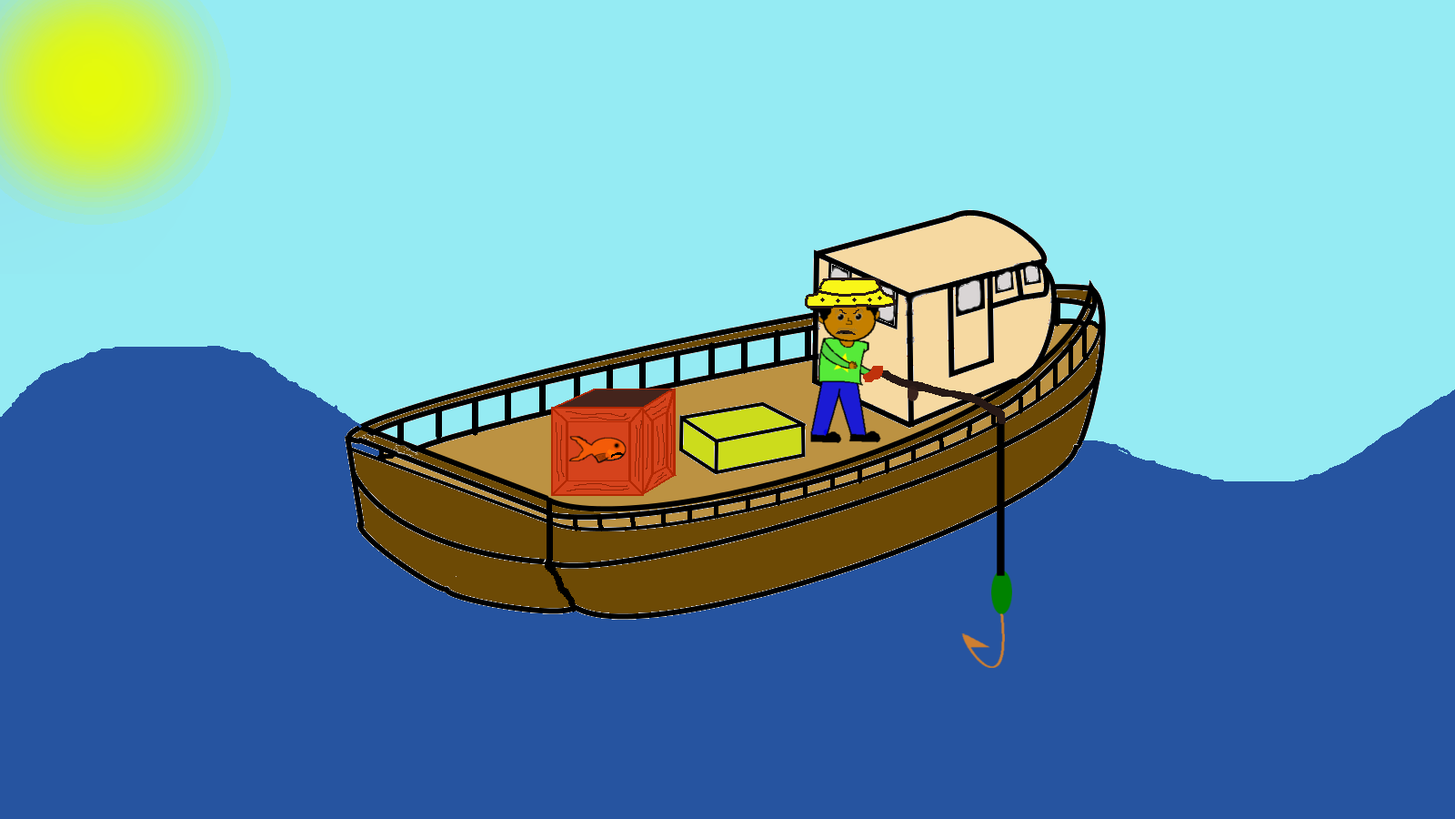
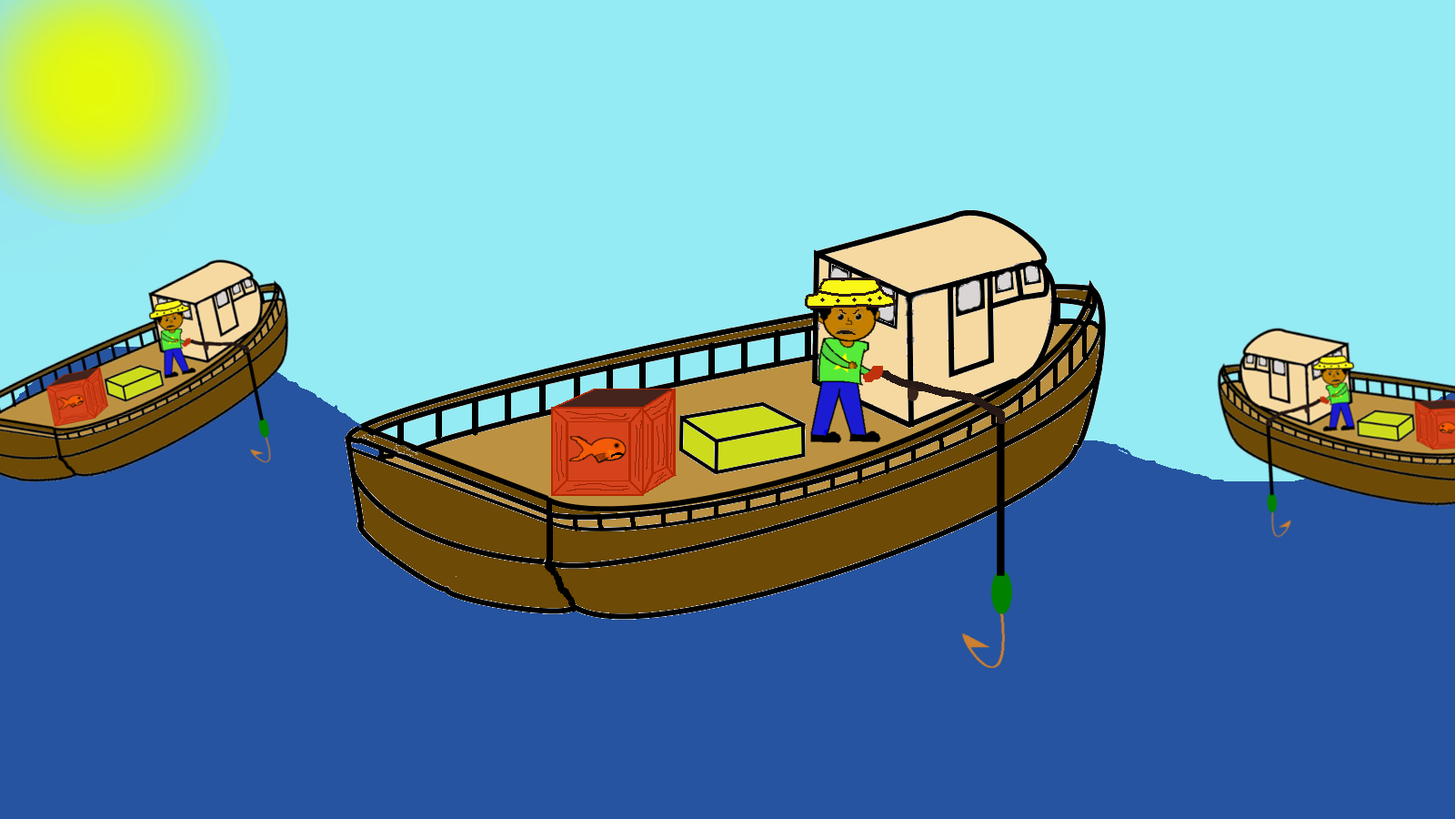
Two versions of the same layered image (w=1455, h=819). Layer-by-layer changes:
added layer "Layer #2" above "Layer #1" over [1217, 326, 1455, 538]
added layer "Layer #1" above "Background" over [0, 258, 290, 483]
